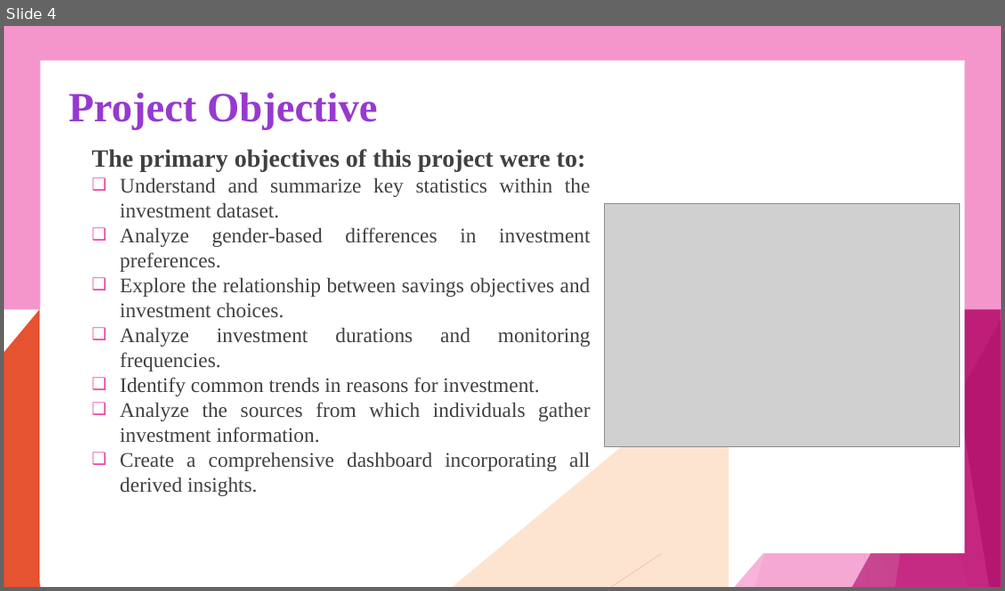
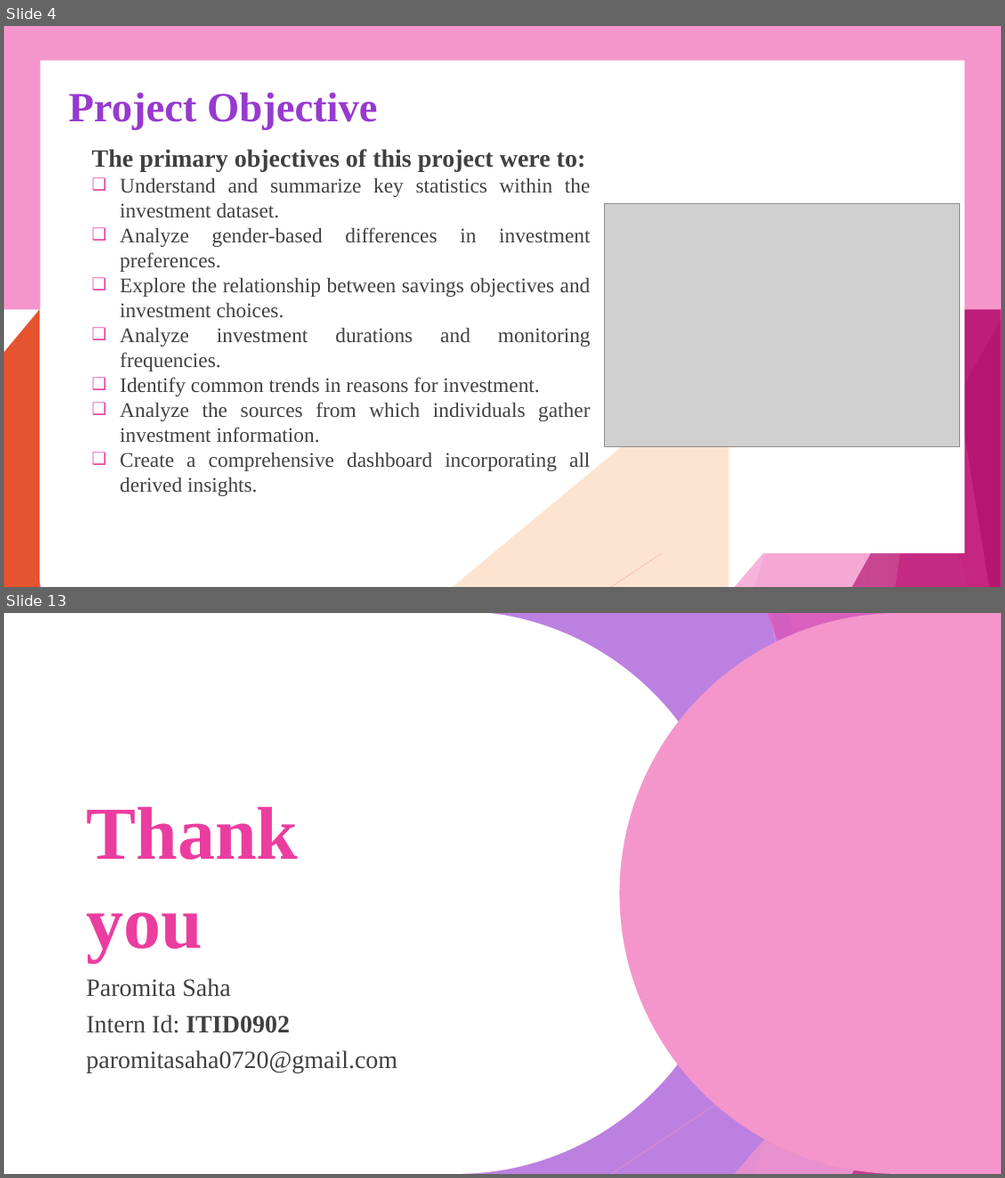
Before and after one commit to Paromita23/InLighn_Tech_Internship, a slide deck: PROJECT REPORT/Investment Analysis using POWER BI project Report.pptx. Shown one above the other, each under a label of ours: slide 4 before the commit, slides 4 and 13 after it; the slides between them are not shown. The pictures are 1005x591 and 1005x1178 pixels, drawn with LibreOffice and Linux fonts; fonts in the diff are those of the drawing; grey boxes stand for pictures; background and template pictures are left out. Boxes give left, top, right and bottom in pixels: in the first picture for what was removed or moved away, otherwise in the second. Text is boxed around its words. In the diff, an @@ line names an element or a change of style, - is before the commit and + after.

```diff
--- a/PROJECT REPORT/Investment Analysis using POWER BI project Report.pptx
+++ b/PROJECT REPORT/Investment Analysis using POWER BI project Report.pptx
@@ slide 13 added at [4,613,1001,1174], background #BC80E0; not listed: 10 template elements that a slide beside it also shows @@
@@ freeform shape added at [4,613,736,1174], fill #FFFFFF @@
@@ freeform shape added at [619,613,1001,1174], fill #F496CB @@
@@ title added at [86,806,298,962], 72 pt, text #EB3D9F, bold @@
+Thank
+you
@@ text added at [86,978,397,1072], 24 pt, text #404040 @@
+Paromita Saha
+Intern Id: ITID0902
+paromitasaha0720@gmail.com
```
Also in this commit, not shown: 1 slide changed, 7 other slides added, 8 slides removed.
